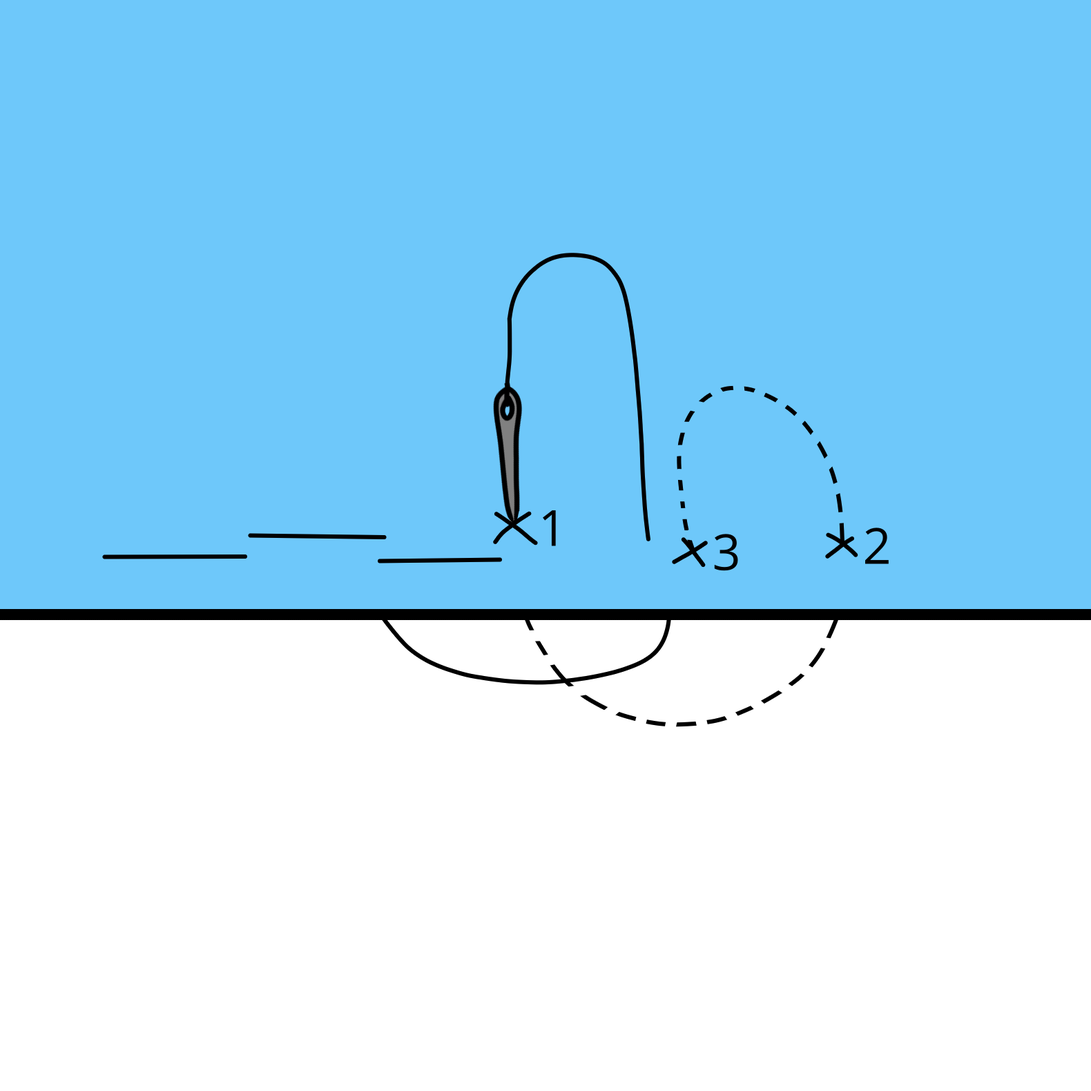
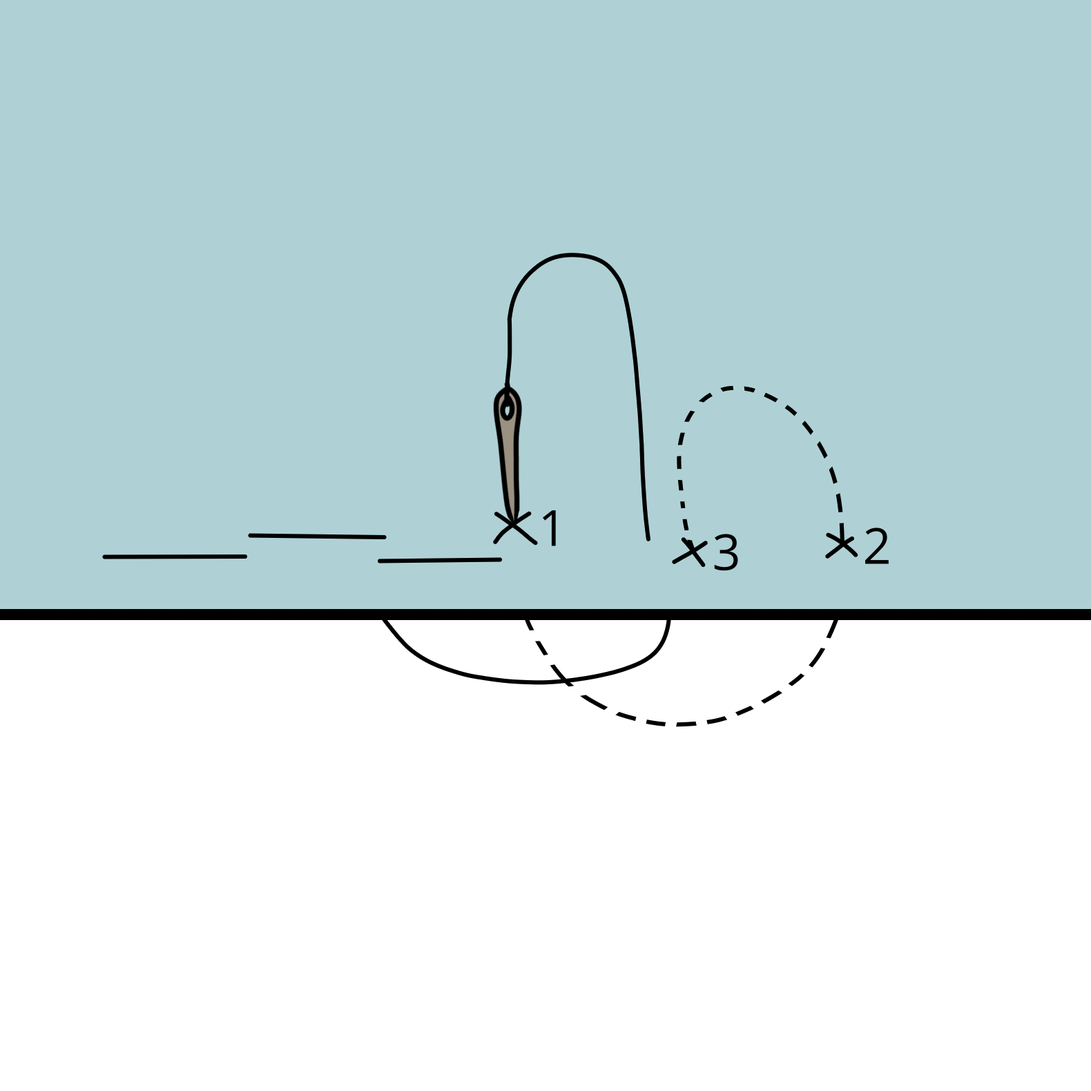
Two versions of the same layered image (1091×1091). Layer-by-layer changes:
painted on "Line art" over [0, 221, 1091, 610]
painted on "Color" over [0, 0, 1091, 610]
painted on "Background" over [0, 0, 1091, 610]
